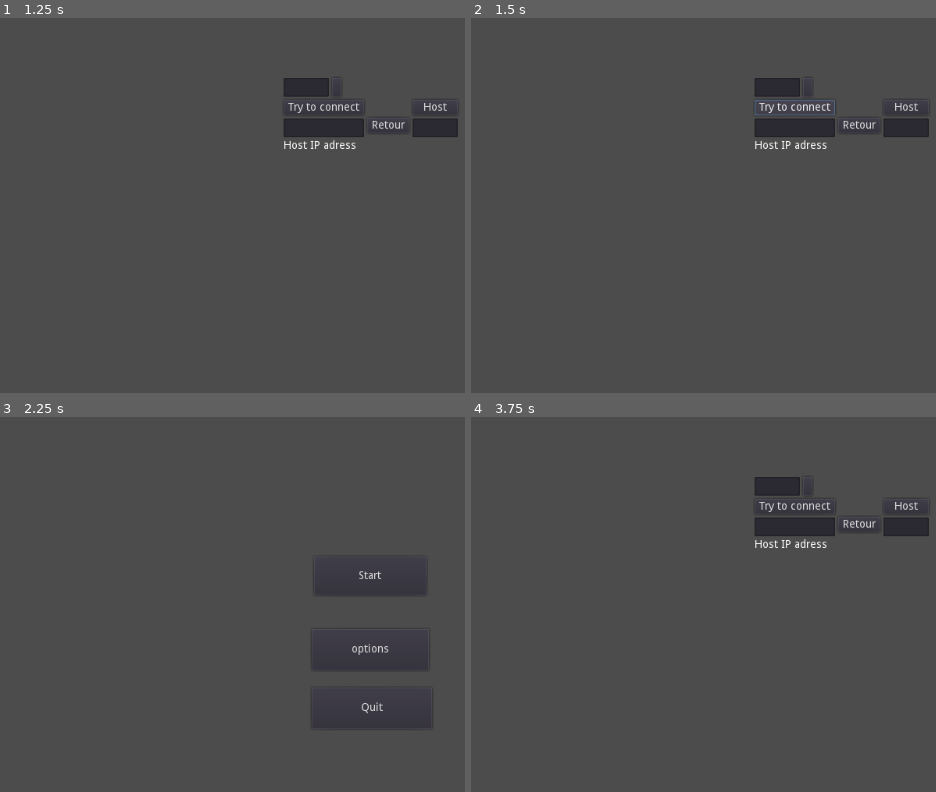
Above: before the commit, frames 1-4 (two rows, left to right).
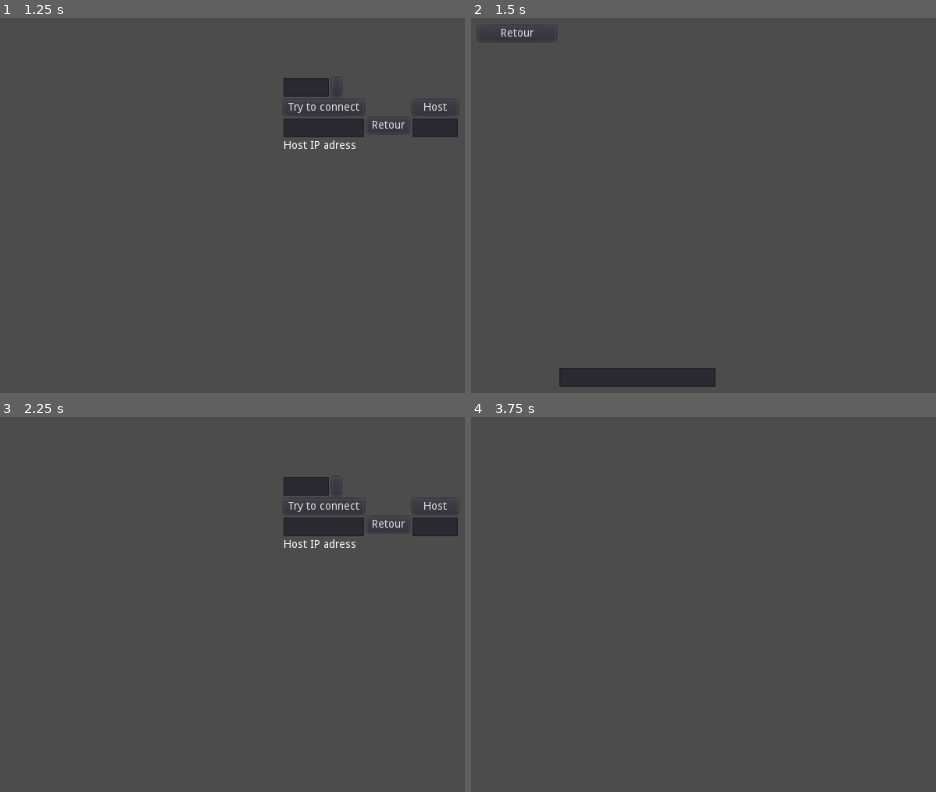
Above: after the commit, the same moments.

Repository: Zoragna/VHGames
Game: Godot game, scene res://scene/MainMenu.tscn
The game is run twice, just before and just after one commit, with the same random seed, the same clock (stepped at 60 frames per second) and the same inputs.
Inputs (mouse positions are in pixels of both pictures, inside the frame that each line leads up to):
- Up to frame 1 (1.25 s): click "Start" at 0.5 s
- Up to frame 2 (1.5 s): click "Try to connect" at 1.25 s
- Up to frame 3 (2.25 s): click "Retour" at 2 s
- Up to frame 4 (3.75 s): click (908, 507) at 2.75 s, where only the run after the commit has a clickable "Host"; click (843, 574) at 3.5 s, where only the run before the commit has a clickable "Start"

Frame 1 is identical in both runs. In frame 2, 4.2% of the frame differs, in the area x 2-99%, y 2-99%; in frame 3, 2.6%; in frame 4, 2.3%.
Error before the commit: Invalid get index 'text' (on base: 'null instance'). (res://lobby.gd:186)

Commit message:
some color and some test it works on the same computer

Diff:
--- a/VH godot/lobby.gd
+++ b/VH godot/lobby.gd
@@ -35,6 +35,9 @@
 	label.text = info["name"]
 	label.set("custom_colors/font_color", info["color"])
 	get_node("Hosting/HBoxContainer/VBoxContainer").add_child( label )
+
+func hosting_remove_label(id):
+	get_node("Hosting/HBoxContainer/VBoxContainer"+str(id)).queue_free()
 
 func _init_as_host():
 	var peer = NetworkedMultiplayerENet.new()
@@ -52,6 +55,12 @@
 	get_tree().set_network_peer(peer)
 	get_tree().set_meta("network_peer", peer)
 
+	var me = load("res://Player.tscn").instance()
+	me.set_name("1")     # spawn players with their respective names
+	get_tree().get_root().add_child(me)
+
+	peers_connected[1] = info
+
 	hosting_add_label(info, 1)
 
 func _init_as_peer(ip):
@@ -75,38 +84,48 @@
 	print('Peer ' + str_id + ' disconnected')
 
 	get_tree().get_root().get_node(str_id).queue_free()
-	# here remove label
+	hosting_remove_label(id)
 
 	peers_connected.erase(id)
 	peers_done.erase(id)
 
-remote func receive_message(pseudo, message) :
+func print_message(color, pseudo, message):
+	get_node("Hosting/HBoxContainer/VSplitContainer/RichTextLabel").append_bbcode("[b][color="+color+"]"+pseudo+"[/color][/b] : "+message+"\n")
+
+remote func receive_message(id, message) :
+	var pseudo = peers_connected[id]["name"]
+	var color = "#"+peers_connected[id]["color"].to_html(false)
 	print("RECEIVED " + pseudo + ":" + message)
+	print_message(color, pseudo, message)
 	if get_tree().is_network_server():
 		for peer_id in peers_connected.keys() :
 			rpc_id(peer_id, "receive_message", pseudo, message)
 
 func send_message(message):
 	print("SENDING " + info["name"] + ":" + message)
-	rpc_id(1, "receive_message", info["name"], message)
+	if get_tree().is_network_server():
+		print_message("#"+info["color"].to_html(false), info["name"], message)
+	else:
+		rpc_id(1, "receive_message", get_tree().get_network_unique_id(), message)
 
 func set_stage(stage_path):
 	if get_tree().is_network_server():
 		chosen_stage = stage_path
 
 remote func register_player(id, info):
+	print("Registering from "+str(get_tree().get_network_unique_id())+" peer #"+str(id)+" whose name is "+info["name"])
 	# Store the info
 	peers_connected[id] = info
 	hosting_add_label(info, id)
 	# If I'm the server, let the new guy know about existing players
-	send_info(id, info)
+	send_info(id)
 
 remote func update_player(id, info):
 	peers_connected[id] = info
-	get_node("Hosting/VBoxContainer/"+str(id)).text = id["name"]
-	send_info(id, info)
-
-func send_info(id, info):
+	get_node("Hosting/HBoxContainer/VBoxContainer/"+str(id)).text = id["name"]
+	send_info(id)
+
+func send_info(id):
 	if get_tree().is_network_server():
 		# Send my info to new player
 		rpc_id(id, "register_player", 1, info)
@@ -155,6 +174,7 @@
     # Game starts now!
 
 func _connected_ok():
+	print("Connected Ok !")
 	rpc("register_player", get_tree().get_network_unique_id(), info)
 
 func _connected_failed():
@@ -183,7 +203,7 @@
 	get_node("Hosting").visible = true
 
 func _on_ConnectButton_pressed():
-	var ip = get_node("BeforeConnection/HBoxContainer/VBoxContainer/HostIPLine").text
+	var ip = get_node("BeforeConnection/VBox/HBox/Host/HostIPLine").text
 	print("Connecting to "+ip)
 	if ip.split(':').size() == 2 :
 		port = ip.split(':')[1]
@@ -208,3 +228,7 @@
 func _on_PortEdit_text_changed( new_text ):
 	print("Port chosen "+new_text)
 	port = int(new_text)
+
+func _on_Messaging_text_entered( new_text ):
+	send_message(new_text)
+	get_node("Hosting/HBoxContainer/VSplitContainer/TextEdit").text = ""
--- a/VH godot/scene/MainMenu.tscn
+++ b/VH godot/scene/MainMenu.tscn
@@ -174,6 +174,7 @@
 
 [node name="BeforeConnection" type="MarginContainer" parent="Lobby" index="0"]
 
+editor/display_folded = true
 anchor_left = 0.0
 anchor_top = 0.0
 anchor_right = 0.0
@@ -188,7 +189,7 @@
 size_flags_horizontal = 1
 size_flags_vertical = 1
 
-[node name="VBoxContainer" type="VBoxContainer" parent="Lobby/BeforeConnection" index="0"]
+[node name="VBox" type="VBoxContainer" parent="Lobby/BeforeConnection" index="0"]
 
 anchor_left = 0.0
 anchor_top = 0.0
@@ -204,7 +205,7 @@
 size_flags_vertical = 1
 alignment = 0
 
-[node name="HBoxContainer2" type="HBoxContainer" parent="Lobby/BeforeConnection/VBoxContainer" index="0"]
+[node name="Info" type="HBoxContainer" parent="Lobby/BeforeConnection/VBox" index="0"]
 
 anchor_left = 0.0
 anchor_top = 0.0
@@ -219,7 +220,7 @@
 size_flags_vertical = 1
 alignment = 0
 
-[node name="LineEdit" type="LineEdit" parent="Lobby/BeforeConnection/VBoxContainer/HBoxContainer2" index="0"]
+[node name="LineEdit" type="LineEdit" parent="Lobby/BeforeConnection/VBox/Info" index="0"]
 
 anchor_left = 0.0
 anchor_top = 0.0
@@ -240,7 +241,7 @@
 caret_blink_speed = 0.65
 caret_position = 0
 
-[node name="ColorPickerButton" type="ColorPickerButton" parent="Lobby/BeforeConnection/VBoxContainer/HBoxContainer2" index="1"]
+[node name="ColorPickerButton" type="ColorPickerButton" parent="Lobby/BeforeConnection/VBox/Info" index="1"]
 
 anchor_left = 0.0
 anchor_top = 0.0
@@ -264,7 +265,7 @@
 color = Color( 1, 1, 1, 1 )
 edit_alpha = true
 
-[node name="HBoxContainer" type="HBoxContainer" parent="Lobby/BeforeConnection/VBoxContainer" index="1"]
+[node name="HBox" type="HBoxContainer" parent="Lobby/BeforeConnection/VBox" index="1"]
 
 anchor_left = 0.0
 anchor_top = 0.0
@@ -280,7 +281,7 @@
 size_flags_vertical = 1
 alignment = 0
 
-[node name="VBoxContainer" type="VBoxContainer" parent="Lobby/BeforeConnection/VBoxContainer/HBoxContainer" index="0"]
+[node name="Host" type="VBoxContainer" parent="Lobby/BeforeConnection/VBox/HBox" index="0"]
 
 anchor_left = 0.0
 anchor_top = 0.0
@@ -295,7 +296,7 @@
 size_flags_vertical = 1
 alignment = 0
 
-[node name="ConnectButton" type="Button" parent="Lobby/BeforeConnection/VBoxContainer/HBoxContainer/VBoxContainer" index="0"]
+[node name="ConnectButton" type="Button" parent="Lobby/BeforeConnection/VBox/HBox/Host" index="0"]
 
 anchor_left = 0.0
 anchor_top = 0.0
@@ -318,7 +319,7 @@
 align = 1
 script = ExtResource( 3 )
 
-[node name="HostIPLine" type="LineEdit" parent="Lobby/BeforeConnection/VBoxContainer/HBoxContainer/VBoxContainer" index="1"]
+[node name="HostIPLine" type="LineEdit" parent="Lobby/BeforeConnection/VBox/HBox/Host" index="1"]
 
 anchor_left = 0.0
 anchor_top = 0.0
@@ -340,7 +341,7 @@
 caret_blink_speed = 0.65
 caret_position = 0
 
-[node name="Label" type="Label" parent="Lobby/BeforeConnection/VBoxContainer/HBoxContainer/VBoxContainer" index="2"]
+[node name="Label" type="Label" parent="Lobby/BeforeConnection/VBox/HBox/Host" index="2"]
 
 anchor_left = 0.0
 anchor_top = 0.0
@@ -360,7 +361,7 @@
 max_lines_visible = -1
 _sections_unfolded = [ "Material", "custom_colors" ]
 
-[node name="CenterContainer" type="CenterContainer" parent="Lobby/BeforeConnection/VBoxContainer/HBoxContainer" index="1"]
+[node name="CenterContainer" type="CenterContainer" parent="Lobby/BeforeConnection/VBox/HBox" index="1"]
 
 anchor_left = 0.0
 anchor_top = 0.0
@@ -376,7 +377,7 @@
 size_flags_vertical = 1
 use_top_left = false
 
-[node name="Retour" type="Button" parent="Lobby/BeforeConnection/VBoxContainer/HBoxContainer/CenterContainer" index="0"]
+[node name="Retour" type="Button" parent="Lobby/BeforeConnection/VBox/HBox/CenterContainer" index="0"]
 
 anchor_left = 0.0
 anchor_top = 0.0
@@ -399,7 +400,7 @@
 flat = false
 align = 1
 
-[node name="VBoxContainer2" type="VBoxContainer" parent="Lobby/BeforeConnection/VBoxContainer/HBoxContainer" index="2"]
+[node name="VBoxContainer2" type="VBoxContainer" parent="Lobby/BeforeConnection/VBox/HBox" index="2"]
 
 anchor_left = 0.0
 anchor_top = 0.0
@@ -415,7 +416,7 @@
 size_flags_vertical = 1
 alignment = 0
 
-[node name="HostButton" type="Button" parent="Lobby/BeforeConnection/VBoxContainer/HBoxContainer/VBoxContainer2" index="0"]
+[node name="HostButton" type="Button" parent="Lobby/BeforeConnection/VBox/HBox/VBoxContainer2" index="0"]
 
 anchor_left = 0.0
 anchor_top = 0.0
@@ -437,7 +438,7 @@
 flat = false
 align = 1
 
-[node name="PortEdit" type="LineEdit" parent="Lobby/BeforeConnection/VBoxContainer/HBoxContainer/VBoxContainer2" index="1"]
+[node name="PortEdit" type="LineEdit" parent="Lobby/BeforeConnection/VBox/HBox/VBoxContainer2" index="1"]
 
 anchor_left = 0.0
 anchor_top = 0.0
@@ -461,15 +462,14 @@
 
 [node name="Hosting" type="MarginContainer" parent="Lobby" index="1"]
 
-visible = false
 anchor_left = 0.0
 anchor_top = 0.0
 anchor_right = 1.0
 anchor_bottom = 1.0
-margin_left = 185.0
-margin_top = 134.0
-margin_right = 558.0
-margin_bottom = 515.0
+margin_left = 73.0
+margin_top = 56.0
+margin_right = 924.0
+margin_bottom = 519.0
 rect_pivot_offset = Vector2( 0, 0 )
 mouse_filter = 0
 mouse_default_cursor_shape = 0
@@ -484,8 +484,8 @@
 anchor_right = 0.0
 anchor_bottom = 0.0
 margin_left = 8.0
-margin_right = 437.0
-margin_bottom = 445.0
+margin_right = 915.0
+margin_bottom = 527.0
 rect_pivot_offset = Vector2( 0, 0 )
 mouse_filter = 1
 mouse_default_cursor_shape = 0
@@ -499,23 +499,25 @@
 anchor_top = 0.0
 anchor_right = 0.0
 anchor_bottom = 0.0
-margin_right = 310.0
-margin_bottom = 445.0
+margin_right = 100.0
+margin_bottom = 527.0
+rect_min_size = Vector2( 100, 200 )
 rect_pivot_offset = Vector2( 0, 0 )
 mouse_filter = 1
 mouse_default_cursor_shape = 0
 size_flags_horizontal = 1
 size_flags_vertical = 1
 alignment = 0
-
-[node name="Retour" type="Button" parent="Lobby/Hosting/HBoxContainer" index="1"]
-
-anchor_left = 1.0
-anchor_top = 1.0
-anchor_right = 1.0
-anchor_bottom = 1.0
-margin_left = -54.0
-margin_top = -51.0
+_sections_unfolded = [ "Grow Direction", "Rect" ]
+
+[node name="Retour" type="Button" parent="Lobby/Hosting/HBoxContainer/VBoxContainer" index="0"]
+
+anchor_left = 0.0
+anchor_top = 0.0
+anchor_right = 0.0
+anchor_bottom = 0.0
+margin_right = 100.0
+margin_bottom = 20.0
 rect_pivot_offset = Vector2( 0, 0 )
 focus_mode = 2
 mouse_filter = 0
@@ -529,6 +531,79 @@
 text = "Retour"
 flat = false
 align = 1
+_sections_unfolded = [ "Focus" ]
+
+[node name="VSplitContainer" type="VBoxContainer" parent="Lobby/Hosting/HBoxContainer" index="1"]
+
+anchor_left = 0.0
+anchor_top = 0.0
+anchor_right = 0.0
+anchor_bottom = 0.0
+margin_left = 627.0
+margin_top = -9.0
+margin_right = 827.0
+margin_bottom = 518.0
+grow_horizontal = 0
+grow_vertical = 0
+rect_pivot_offset = Vector2( 0, 0 )
+mouse_filter = 0
+mouse_default_cursor_shape = 0
+size_flags_horizontal = 1
+size_flags_vertical = 1
+alignment = 2
+_sections_unfolded = [ "Anchor", "Grow Direction", "Margin" ]
+
+[node name="RichTextLabel" type="RichTextLabel" parent="Lobby/Hosting/HBoxContainer/VSplitContainer" index="0"]
+
+anchor_left = 0.0
+anchor_top = 0.0
+anchor_right = 0.0
+anchor_bottom = 0.0
+margin_top = 199.0
+margin_right = 200.0
+margin_bottom = 499.0
+rect_min_size = Vector2( 200, 300 )
+rect_pivot_offset = Vector2( 0, 0 )
+rect_clip_content = true
+focus_mode = 2
+mouse_filter = 0
+mouse_default_cursor_shape = 0
+size_flags_horizontal = 1
+size_flags_vertical = 1
+bbcode_enabled = true
+bbcode_text = ""
+visible_characters = -1
+percent_visible = 1.0
+meta_underlined = true
+tab_size = 4
+text = ""
+scroll_active = true
+scroll_following = false
+selection_enabled = true
+override_selected_font_color = false
+_sections_unfolded = [ "BBCode", "Rect" ]
+
+[node name="TextEdit" type="LineEdit" parent="Lobby/Hosting/HBoxContainer/VSplitContainer" index="1"]
+
+anchor_left = 0.0
+anchor_top = 0.0
+anchor_right = 0.0
+anchor_bottom = 0.0
+margin_top = 503.0
+margin_right = 200.0
+margin_bottom = 527.0
+rect_pivot_offset = Vector2( 0, 0 )
+focus_mode = 2
+mouse_filter = 0
+mouse_default_cursor_shape = 0
+size_flags_horizontal = 1
+size_flags_vertical = 1
+focus_mode = 2
+context_menu_enabled = true
+placeholder_alpha = 0.6
+caret_blink = false
+caret_blink_speed = 0.65
+caret_position = 0
 
 [node name="son" type="AudioStreamPlayer" parent="." index="3"]
 
@@ -548,18 +623,20 @@
 
 [connection signal="pressed" from="Options menu/Retour" to="." method="_on_Retour_pressed"]
 
-[connection signal="text_changed" from="Lobby/BeforeConnection/VBoxContainer/HBoxContainer2/LineEdit" to="Lobby" method="_on_LineEdit_text_changed"]
-
-[connection signal="text_entered" from="Lobby/BeforeConnection/VBoxContainer/HBoxContainer2/LineEdit" to="Lobby" method="_on_LineEdit_text_entered"]
-
-[connection signal="color_changed" from="Lobby/BeforeConnection/VBoxContainer/HBoxContainer2/ColorPickerButton" to="Lobby" method="_on_ColorPickerButton_color_changed"]
-
-[connection signal="pressed" from="Lobby/BeforeConnection/VBoxContainer/HBoxContainer/VBoxContainer/ConnectButton" to="Lobby" method="_on_ConnectButton_pressed"]
-
-[connection signal="pressed" from="Lobby/BeforeConnection/VBoxContainer/HBoxContainer/CenterContainer/Retour" to="." method="_on_Retour_pressed"]
-
-[connection signal="pressed" from="Lobby/BeforeConnection/VBoxContainer/HBoxContainer/VBoxContainer2/HostButton" to="Lobby" method="_on_HostButton_pressed"]
-
-[connection signal="text_changed" from="Lobby/BeforeConnection/VBoxContainer/HBoxContainer/VBoxContainer2/PortEdit" to="Lobby" method="_on_PortEdit_text_changed"]
-
-[connection signal="pressed" from="Lobby/Hosting/HBoxContainer/Retour" to="Lobby" method="_on_Retour_pressed"]
+[connection signal="text_changed" from="Lobby/BeforeConnection/VBox/Info/LineEdit" to="Lobby" method="_on_LineEdit_text_changed"]
+
+[connection signal="text_entered" from="Lobby/BeforeConnection/VBox/Info/LineEdit" to="Lobby" method="_on_LineEdit_text_entered"]
+
+[connection signal="color_changed" from="Lobby/BeforeConnection/VBox/Info/ColorPickerButton" to="Lobby" method="_on_ColorPickerButton_color_changed"]
+
+[connection signal="pressed" from="Lobby/BeforeConnection/VBox/HBox/Host/ConnectButton" to="Lobby" method="_on_ConnectButton_pressed"]
+
+[connection signal="pressed" from="Lobby/BeforeConnection/VBox/HBox/CenterContainer/Retour" to="." method="_on_Retour_pressed"]
+
+[connection signal="pressed" from="Lobby/BeforeConnection/VBox/HBox/VBoxContainer2/HostButton" to="Lobby" method="_on_HostButton_pressed"]
+
+[connection signal="text_changed" from="Lobby/BeforeConnection/VBox/HBox/VBoxContainer2/PortEdit" to="Lobby" method="_on_PortEdit_text_changed"]
+
+[connection signal="pressed" from="Lobby/Hosting/HBoxContainer/VBoxContainer/Retour" to="Lobby" method="_on_Retour_pressed"]
+
+[connection signal="text_entered" from="Lobby/Hosting/HBoxContainer/VSplitContainer/TextEdit" to="Lobby" method="_on_Messaging_text_entered"]
